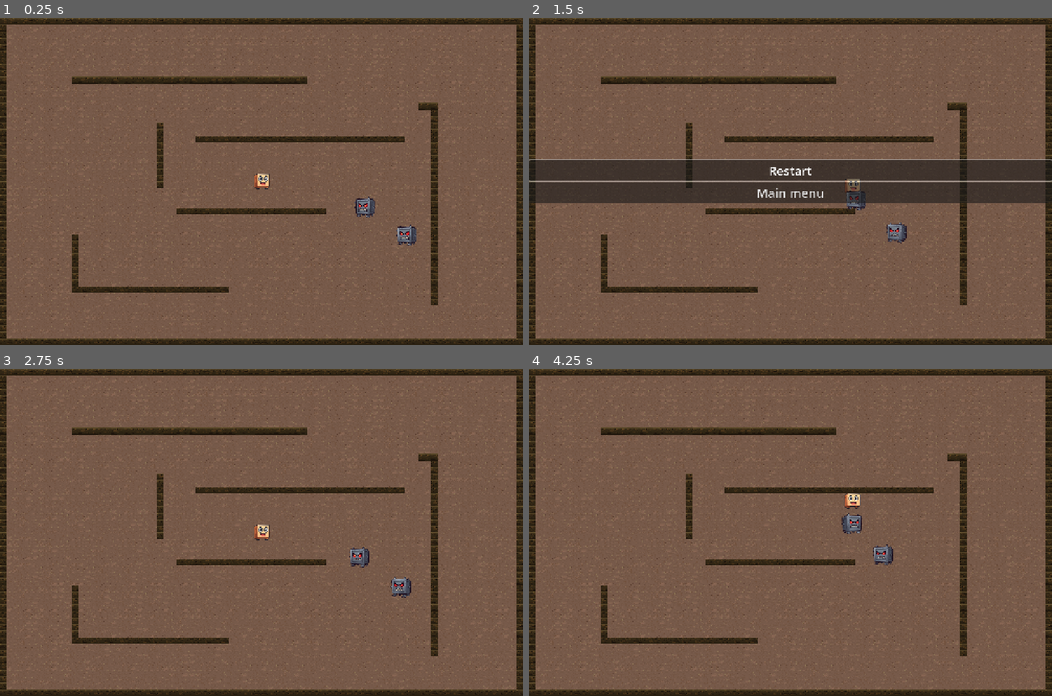
Above: before the commit, frames 1-4 (two rows, left to right).
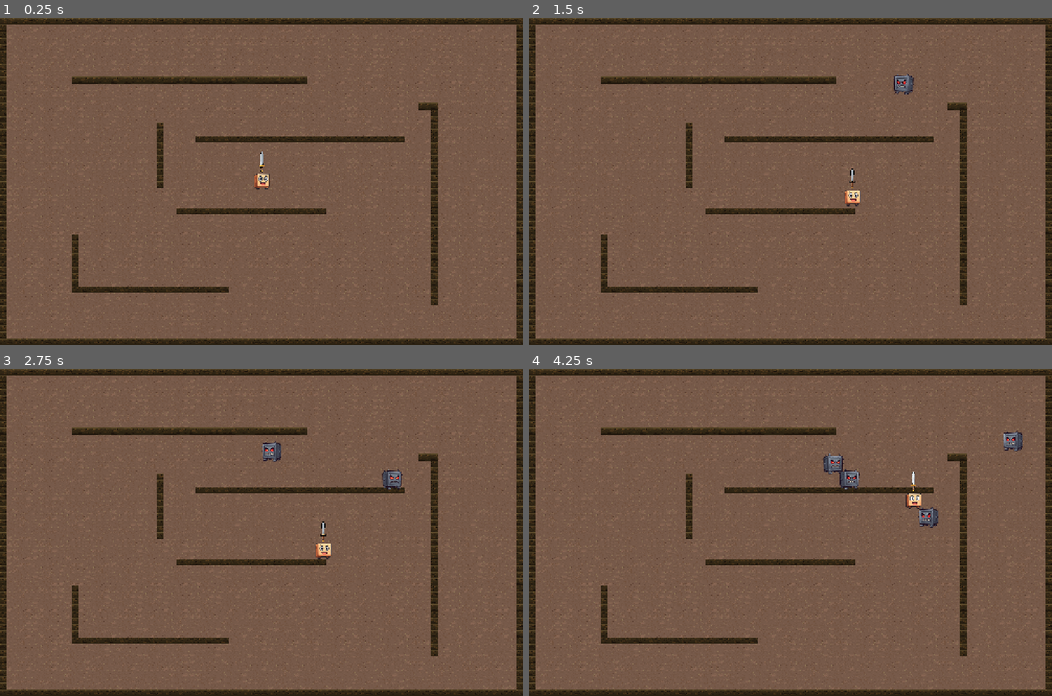
Above: after the commit, the same moments.

Repository: Serhii-Lemkin/godot_test_game
Game: Godot game, scene res://scenes/ui/main_menu/main_menu.tscn
Two runs of this game, one before a commit and one after it. Both use one fixed random seed, a clock stepped at 60 frames per second and the inputs below.
Inputs (mouse positions are in pixels of both pictures, inside the frame that each line leads up to):
- Up to frame 1 (0.25 s): no input
- Up to frame 2 (1.5 s): tap Enter at 0.5 s; hold D (move_right) 0.53-1.28 s; hold S (move_down) from 1.28 s (still down)
- Up to frame 3 (2.75 s): release S (move_down) at 2 s; click (261, 522) at 2 s, where only the run before the commit has a clickable "Restart"
- Up to frame 4 (4.25 s): hold D (move_right) 2.78-3.53 s; hold W (move_up) from 3.53 s (still down)

The runs differ from the first frame. In frame 1, 0.4% of the frame differs, in the area x 49-80%, y 40-70%; in frame 2, 13%, in the area x 0-100%, y 17-69%; in frame 3, 1.1%; in frame 4, 1.5%.

Commit message:
spawnAndSword

Diff:
--- a/project.godot
+++ b/project.godot
@@ -104,6 +104,26 @@
 , Object(InputEventJoypadButton,"resource_local_to_scene":false,"resource_name":"","device":-1,"button_index":4,"pressure":0.0,"pressed":false,"script":null)
 ]
 }
+face_up={
+"deadzone": 0.2,
+"events": [Object(InputEventJoypadMotion,"resource_local_to_scene":false,"resource_name":"","device":-1,"axis":3,"axis_value":-1.0,"script":null)
+]
+}
+face_down={
+"deadzone": 0.2,
+"events": [Object(InputEventJoypadMotion,"resource_local_to_scene":false,"resource_name":"","device":-1,"axis":3,"axis_value":1.0,"script":null)
+]
+}
+face_left={
+"deadzone": 0.2,
+"events": [Object(InputEventJoypadMotion,"resource_local_to_scene":false,"resource_name":"","device":-1,"axis":2,"axis_value":-1.0,"script":null)
+]
+}
+face_right={
+"deadzone": 0.2,
+"events": [Object(InputEventJoypadMotion,"resource_local_to_scene":false,"resource_name":"","device":-1,"axis":2,"axis_value":1.0,"script":null)
+]
+}
 
 [rendering]
 
--- a/scenes/characters/enemy1/enemy.gd
+++ b/scenes/characters/enemy1/enemy.gd
@@ -1,5 +1,6 @@
 extends EnemyBase
 
+class_name Enemy
 
 func _ready():
 	facing_right = false
--- a/scenes/characters/player/player.gd
+++ b/scenes/characters/player/player.gd
@@ -1,4 +1,5 @@
 extends CharacterBase
+class_name Player
 
 @export var playerSpeed = GameVariables.player_speed
 
@@ -9,14 +10,19 @@
 	add_to_group("player")
 
 func _physics_process(delta):
+	weapon_facing_direction = get_joystick_direction("face")
+	var move_direction = get_joystick_direction("move")
+	face_direction(move_direction)
+	velocity = move_direction * playerSpeed
+	move_and_slide()
+
+func get_joystick_direction(event: String)-> Vector2:
 	var direction := Vector2.ZERO
 
-	direction.x = Input.get_action_strength("move_right") - Input.get_action_strength("move_left")
-	direction.y = Input.get_action_strength("move_down") - Input.get_action_strength("move_up")
+	direction.x = Input.get_action_strength(event + "_right") - Input.get_action_strength(event + "_left")
+	direction.y = Input.get_action_strength(event + "_down") - Input.get_action_strength(event + "_up")
 
 	if direction.length() > 0:
 		direction = direction.normalized()
 
-	face_direction(direction)
-	velocity = direction * playerSpeed
-	move_and_slide()
+	return direction
--- a/scenes/characters/player/player.tscn
+++ b/scenes/characters/player/player.tscn
@@ -1,15 +1,14 @@
-[gd_scene load_steps=4 format=3 uid="uid://ckudr8chj1kgo"]
+[gd_scene load_steps=5 format=3 uid="uid://ckudr8chj1kgo"]
 
 [ext_resource type="Script" uid="uid://i7j6jeb8t3xq" path="res://scenes/characters/player/player.gd" id="1_g2els"]
 [ext_resource type="Texture2D" uid="uid://b4452h7wb4dgv" path="res://textures/tmpTextures/player_sm.png" id="2_qhqgy"]
+[ext_resource type="PackedScene" uid="uid://b8y8g078oysm8" path="res://scenes/weapons/knife/knife.tscn" id="3_686vu"]
 
 [sub_resource type="CircleShape2D" id="CircleShape2D_g2els"]
 radius = 19.0
 
 [node name="CharacterBody2D" type="CharacterBody2D"]
 script = ExtResource("1_g2els")
-speed = null
-facing_right = null
 
 [node name="Sprite2D" type="Sprite2D" parent="."]
 texture = ExtResource("2_qhqgy")
@@ -19,3 +18,5 @@
 
 [node name="Camera2D" type="Camera2D" parent="."]
 enabled = false
+
+[node name="Knife" parent="." instance=ExtResource("3_686vu")]
--- a/scenes/game/game.gd
+++ b/scenes/game/game.gd
@@ -1,15 +1,18 @@
 extends Node2D
 class_name SceneBase
 
-@onready var player: CharacterBody2D = null
+@onready var player: Player = null
 var current_scene := ''
 
 func _ready():
 	set_starting_scene()
 	var tree = get_tree()
 	tree.paused = false
-	tree.change_scene_to_file(current_scene)
+	call_deferred("change_scene_deferred")
+	#tree.change_scene_to_file(current_scene)
 
+func change_scene_deferred():
+	get_tree().change_scene_to_file(current_scene)
 
 func go_to_main_menu():
 	get_tree().change_scene_to_file(GameVariables.main_menu_name)
--- a/scenes/level1/level1.tscn
+++ b/scenes/level1/level1.tscn
@@ -1,10 +1,9 @@
-[gd_scene load_steps=20 format=4 uid="uid://cd1aymxkdh8lp"]
+[gd_scene load_steps=19 format=4 uid="uid://cd1aymxkdh8lp"]
 
 [ext_resource type="Script" uid="uid://beamuykbj7h2n" path="res://scenes/level1/level_1.gd" id="1_d6lib"]
 [ext_resource type="Texture2D" uid="uid://b7v5ghmlqegy4" path="res://textures/new_textures/Ground_Tile_01_C.png" id="2_wqsjc"]
 [ext_resource type="Texture2D" uid="uid://dm7hq61p0hjet" path="res://textures/new_textures/Ground_Tile_02_C.png" id="3_fcv37"]
 [ext_resource type="Texture2D" uid="uid://oe06gj8fh2sh" path="res://textures/new_textures/walls_0000_Layer-1.png" id="4_kcfjd"]
-[ext_resource type="PackedScene" uid="uid://cohiqpndtgam" path="res://scenes/characters/enemy1/enemy.tscn" id="5_dpu10"]
 [ext_resource type="PackedScene" uid="uid://ckudr8chj1kgo" path="res://scenes/characters/player/player.tscn" id="6_q6uuj"]
 
 [sub_resource type="NavigationPolygon" id="NavigationPolygon_tipki"]
@@ -122,13 +121,12 @@
 [node name="y_sorting_wtapper" type="Node2D" parent="."]
 y_sort_enabled = true
 
-[node name="enemy" parent="y_sorting_wtapper" instance=ExtResource("5_dpu10")]
-position = Vector2(253, 63)
-
-[node name="enemy2" parent="y_sorting_wtapper" instance=ExtResource("5_dpu10")]
-position = Vector2(355, 132)
-
 [node name="player" parent="y_sorting_wtapper" instance=ExtResource("6_q6uuj")]
 position = Vector2(1, 0)
 
 [node name="static_camera" type="Camera2D" parent="."]
+
+[node name="Timer" type="Timer" parent="."]
+autostart = true
+
+[connection signal="timeout" from="Timer" to="." method="_on_timer_timeout"]
--- a/scenes/level1/level_1.gd
+++ b/scenes/level1/level_1.gd
@@ -1,4 +1,56 @@
 extends SceneBase
+@onready var y_sorting_wtapper: Node2D = $y_sorting_wtapper
 
 func _ready() -> void:
 	pass
+
+func _on_timer_timeout() -> void:
+	if is_spawn_allowed():
+		spawn_enemy()
+
+func is_spawn_allowed() -> bool:
+	var count = get_enemy_count()
+	if count >= GameVariables.max_enemies:
+		return false;
+
+	if count < 4:
+		return true
+
+	if randf() > GameVariables.enemy_spawn_chance:
+		return false
+
+	return true
+
+func get_enemy_count() -> int:
+	var count := 0
+	for child in y_sorting_wtapper.get_children():
+		if child is Enemy:
+			count += 1
+	return count
+
+func spawn_enemy():
+	var pos = get_valid_spawn_position(Game.player.global_position)
+	if pos == Vector2.ZERO:
+		return
+
+	var enemy_scene =  preload("res://scenes/characters/enemy1/enemy.tscn")
+	var enemy := enemy_scene.instantiate()
+	enemy.global_position = pos
+	y_sorting_wtapper.add_child(enemy)
+
+func random_point_around(origin: Vector2, min_radius: float, max_radius: float) -> Vector2:
+	var angle = randf() * TAU
+	var radius = randf_range(min_radius, max_radius)
+	return origin + Vector2(cos(angle), sin(angle)) * radius
+
+func get_valid_spawn_position(player_pos: Vector2) -> Vector2:
+	var nav_map := get_world_2d().navigation_map
+	var attempts := 12
+	for i in attempts:
+		var candidate = random_point_around(player_pos, GameVariables.spawn_around_player_min_radius, GameVariables.spawn_around_player_min_radius)
+
+		var nav_point = NavigationServer2D.map_get_closest_point(nav_map, candidate)
+		if nav_point.distance_to(player_pos) >= GameVariables.spawn_around_player_min_radius:
+			return nav_point
+
+	return Vector2.ZERO
--- /dev/null
+++ b/scenes/weapons/knife/knife.gd
@@ -0,0 +1,15 @@
+extends WeaponBase
+
+@onready var area := $Area2D
+
+func _ready() -> void:
+	area.connect("body_entered", Callable(self, "_on_area_body_entered"))
+	damage = GameVariables.knife_dmg
+	offset_distance = GameVariables.knife_offset_distance
+	angle_correction = GameVariables.knife_angle_correction
+	animation_speed = GameVariables.knife_animation_speed
+	rotation_speed = GameVariables.knife_rotation_speed
+
+func _on_area_body_entered(body):
+	if angular_speed > GameVariables.knife_min_swing_speed and weapon_moving and body is EnemyBase:
+		body.take_damage(damage)
--- /dev/null
+++ b/scenes/weapons/knife/knife.tscn
@@ -0,0 +1,22 @@
+[gd_scene load_steps=4 format=3 uid="uid://b8y8g078oysm8"]
+
+[ext_resource type="Script" uid="uid://0u1ly3sra4is" path="res://scenes/weapons/knife/knife.gd" id="1_3d3jq"]
+[ext_resource type="Texture2D" uid="uid://ca3c28k8maww4" path="res://textures/weapons/knife_big.png" id="1_yp3py"]
+
+[sub_resource type="RectangleShape2D" id="RectangleShape2D_yp3py"]
+size = Vector2(10, 35)
+
+[node name="Knife" type="Node2D"]
+script = ExtResource("1_3d3jq")
+
+[node name="Sprite2D" type="Sprite2D" parent="."]
+position = Vector2(-0.039999958, -48.2)
+scale = Vector2(0.06, 0.06)
+texture = ExtResource("1_yp3py")
+
+[node name="Area2D" type="Area2D" parent="."]
+position = Vector2(-0.03999996, -35.200005)
+
+[node name="CollisionShape2D" type="CollisionShape2D" parent="Area2D"]
+position = Vector2(0, -21.5)
+shape = SubResource("RectangleShape2D_yp3py")
--- a/scripts/character_base.gd
+++ b/scripts/character_base.gd
@@ -4,6 +4,7 @@
 @onready var sprite: Sprite2D = $Sprite2D
 @export var speed = 0
 @export var facing_right: bool
+@export var weapon_facing_direction: Vector2
 
 func _ready() -> void:
 	pass
--- a/scripts/enemy_base.gd
+++ b/scripts/enemy_base.gd
@@ -42,3 +42,10 @@
 func _on_area_2d_body_entered(body: Node2D) -> void:
 	if body.is_in_group("player"):
 		Game.game_over()
+
+func take_damage(dmg: float)-> void:
+	print("dmg")
+	death_and_despawn()
+
+func death_and_despawn():
+	self.queue_free()
--- a/scripts/game_variables.gd
+++ b/scripts/game_variables.gd
@@ -1,8 +1,22 @@
 extends Node
-
+#player
 var player_speed := 200.0
+var spawn_around_player_min_radius := 300.0
+var spawn_around_player_max_radius := 5000.0
+#weapons
+#knife
+var knife_scene_name := "res://scenes/weapons/knife/knife.tscn"
+var knife_dmg := 10
+var knife_animation_speed := 10.0
+var knife_offset_distance := 20.0
+var knife_angle_correction := 90.0
+var knife_rotation_speed := 20.0
+var knife_min_swing_speed := 5.0
+#player
 var enemy_speed := 120.0
-
+const enemy_spawn_chance := 0.20
+const max_enemies := 15
+#scenes
 var game_scene_name := "res://scenes/game/game.tscn"
 var pause_menu_name := "res://scenes/ui/pause_menu/pause_menu.tscn"
 var game_over_name := "res://scenes/ui/game_over/game_over.tscn"
--- /dev/null
+++ b/scripts/weapon_base.gd
@@ -0,0 +1,35 @@
+extends Node
+class_name WeaponBase
+@export var damage = 0.0
+var animation_speed := 0.0
+var offset_distance := 0.0
+var angle_correction := 0.0
+var rotation_speed := 1.0
+var weapon_moving := false
+var previous_rotation: float = 0.0
+var angular_speed: float = 0.0
+
+func _ready() -> void:
+	pass
+
+func draw(delta: float):
+	if Game.player == null:
+		return
+	var dir := Game.player.weapon_facing_direction
+	if dir.length() == 0:
+		weapon_moving = false
+		angular_speed = 0
+		return
+
+	weapon_moving = true
+	var target_rotation = dir.angle() + GameVariables.knife_angle_correction
+	angular_speed = abs(shortest_angle_distance(self.rotation, previous_rotation) / delta)
+	previous_rotation = self.rotation
+	self.rotation = lerp_angle(self.rotation, target_rotation, rotation_speed * delta)
+
+func _process(delta: float) -> void:
+	draw(delta)
+
+func shortest_angle_distance(a: float, b: float) -> float:
+	var diff = fmod(a - b + PI, 2 * PI) - PI
+	return diff
Not shown, added: scenes/weapons/knife/knife.gd.uid
Not shown, added: scripts/weapon_base.gd.uid
Binary file added: textures/weapons/knife_big.png
Not shown, added: textures/weapons/knife_big.png.import
